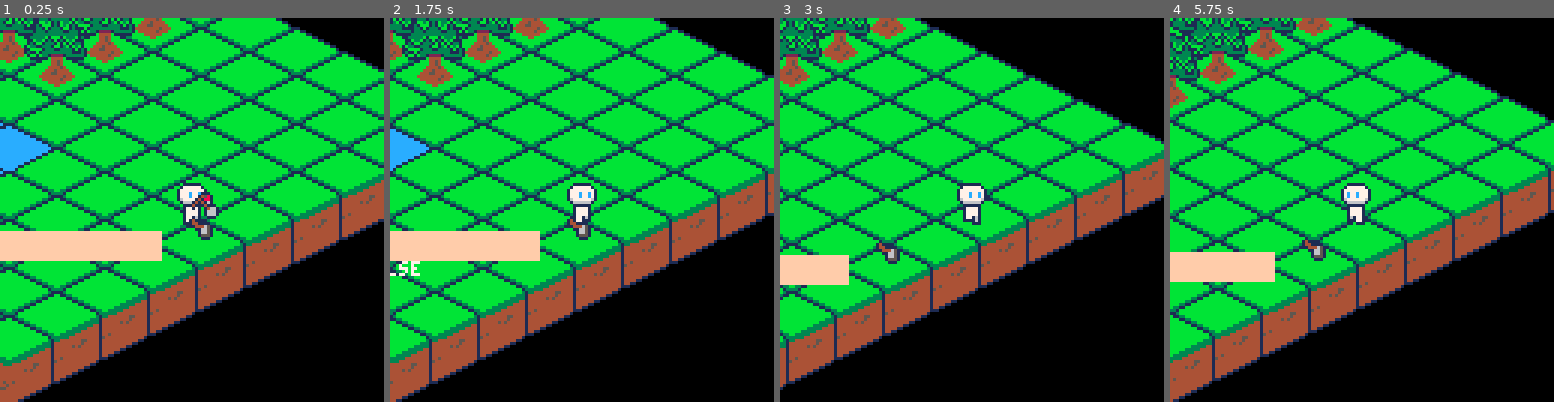
Above: before the commit, frames 1-4 (left to right).
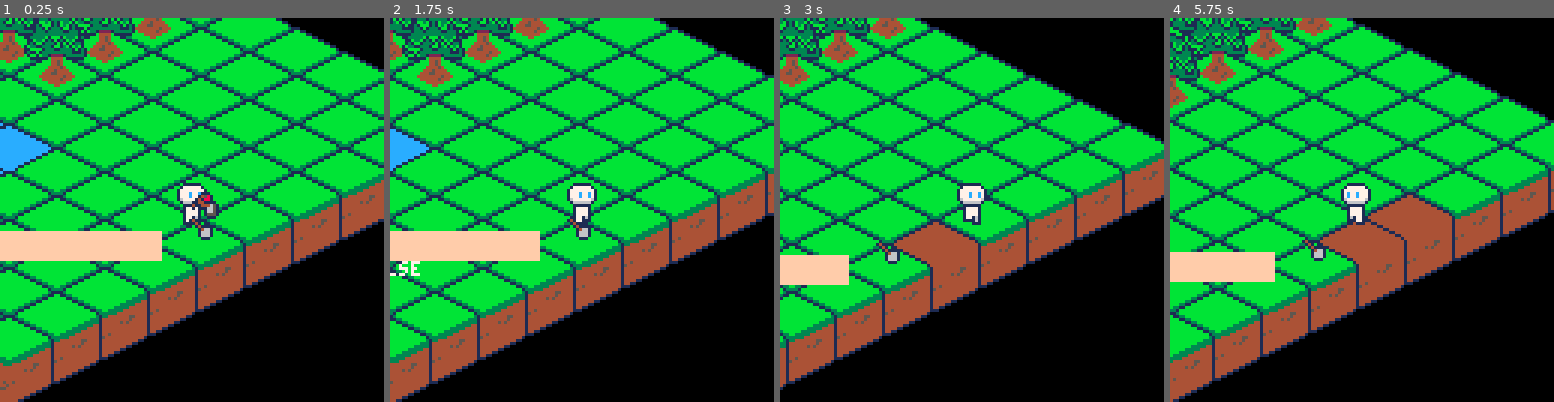
Above: after the commit, the same moments.

Repository: alainpuron/pico-8
Game: PICO-8 cartridge isometric.p8
The game is run twice, just before and just after one commit, with the same random seed, the same clock (stepped at 60 frames per second) and the same inputs.
Inputs:
- Up to frame 1 (0.25 s): no input
- Up to frame 2 (1.75 s): tap X (X key) at 0.33, 1.07 s; tap O (Z key) at 0.7, 1.7 s; hold Right from 1.6 s (still down)
- Up to frame 3 (3 s): tap X (X key) at 1.85, 2.97 s; release Right at 2.1 s; tap O (Z key) at 2.1, 2.5, 2.9 s; hold Up 2.15-2.42 s; hold Right from 2.47 s (still down)
- Up to frame 4 (5.75 s): release Right at 3.03 s; hold Left 3.08-3.58 s; tap O (Z key) every 0.4 s from 3.3 to 5.7 s; hold Down 3.63-3.97 s; hold Right 4.02-4.68 s; tap X (X key) at 4.08, 5.2 s; hold Up 4.73-5.03 s; hold Left 5.08-5.68 s; hold Down from 5.73 s (still down)

The runs differ from the first frame. In frame 1, 0.2% of the frame differs, in the area x 50-58%, y 47-58%; in frame 2, less than 0.1%; in frame 3, 1.6%; in frame 4, 3.1%, in the area x 34-74%, y 46-65%.

Commit message:
Add files via upload
Added an inventory selection function
Player can only do something if they have the tool selected 
Change how objects are identified, now instead of id is their name

Diff:
--- a/isometric.p8
+++ b/isometric.p8
@@ -1,5 +1,5 @@
 pico-8 cartridge // http://www.pico-8.com
-version 42
+version 43
 __lua__
 
 --- collition progress ---
@@ -17,15 +17,17 @@
 obj_init()
 
 	-- spawn some tools
-obj_spawning(1,objects,plr,2)
-obj_spawning(1,objects,plr,4)
-obj_spawning(1,objects,plr,3)
+obj_spawning(1,objects,plr,'axe')
+obj_spawning(1,objects,plr,'shovel')
+obj_spawning(1,objects,plr,'hoe')
 
 
 end
 
 function _update()
 plr_update()
+select_inv()
+
 obj_pickup(plr,inv)
 
 end
@@ -202,7 +204,7 @@
 			-- grass to soil
 			[8] = {
 
-				required_item = 4, -- hoe
+				required_item = 'hoe', -- hoe
 				new_tile = 132, -- soil
 				old_tile = 8
 
@@ -211,7 +213,7 @@
 			-- soil to grass
 			[132] = {
 
-				required_item = 4, -- hoe
+				required_item = 'hoe', -- hoe
 				new_tile = 8, -- grass
 				old_tile = 132
 
@@ -221,14 +223,14 @@
 			-- to chop the tree an axe is required(2)
 			[128] = {
 
-				required_item = 2,
+				required_item = 'axe',
 				new_tile = 8,
 				old_tile = 128,
 
 				-- spawns sapplings and logs
 				extra_action = function()
-					obj_spawning(5, objects, plr, 5)
-					obj_spawning(1, objects, plr, 6)
+					obj_spawning(5, objects, plr, 'log')
+					obj_spawning(1, objects, plr, 'tree_sap')
 				end
 
 			},
@@ -236,7 +238,7 @@
 
 				[4] = {
 
-				required_item = 3, -- shovel
+				required_item = 'shovel', -- shovel
 				new_tile = 0, -- grass
 				old_tile = 4
 
@@ -248,7 +250,7 @@
 		local action = actions[tile]
 
 			-- if under an action tile and have right tool then do
-		if action and list_has(inv,action.required_item) then
+		if action and list_has(inv,action.required_item) and inv[selection].name == action.required_item then
 
 				-- swap old tile for new one
 				tile_action(plr,  action.new_tile, action.old_tile)
@@ -325,10 +327,12 @@
 function inventory_init()
 
 	inv={}
+	selection = 1
 
 end
 
 function inventory_draw()
+
 
 	rectfill(30,116,98,125,15)
 
@@ -340,8 +344,25 @@
 
 	end
 
-end
-
+		rect(21+selection*9,116,30+selection*9,125,7)
+
+end
+
+-- inv selection
+function select_inv()
+
+		if btnp(🅾️)  then
+
+			if selection < #inv then
+				selection+=1
+
+				else
+				selection = 1
+			end
+
+		end
+
+end
 -->8
 -- obj and pick up --
 function obj_init()
@@ -361,7 +382,7 @@
 
 end
 
-function obj_spawning(how_much,list,plr,id)
+function obj_spawning(how_much,list,plr,name)
 
 
 
@@ -371,7 +392,7 @@
 	-- in a list based on id
 	for item in all(list) do
 
-		if item.id == id then
+		if item.name == name then
 
 			-- item to spawn is then the item
 			item_to_spawn = item
@@ -403,11 +424,11 @@
 
 -- checks if a list has an item
 -- based on an id
-function list_has(list,id)
+function list_has(list,name)
 
   for item in all(list) do
 
-    if item.id == id then
+    if item.name == name then
 
       return item
 
@@ -429,7 +450,7 @@
 				if abs(plr.x - obj.x) < 8 and abs(plr.y - obj.y) < 8 then
 
 					-- checks if exist in the inventory
-					local existing = list_has(inv,obj.id)
+					local existing = list_has(inv,obj.name)
 
 					-- if obj already in the inv
 					-- then just add 1 to the amount
